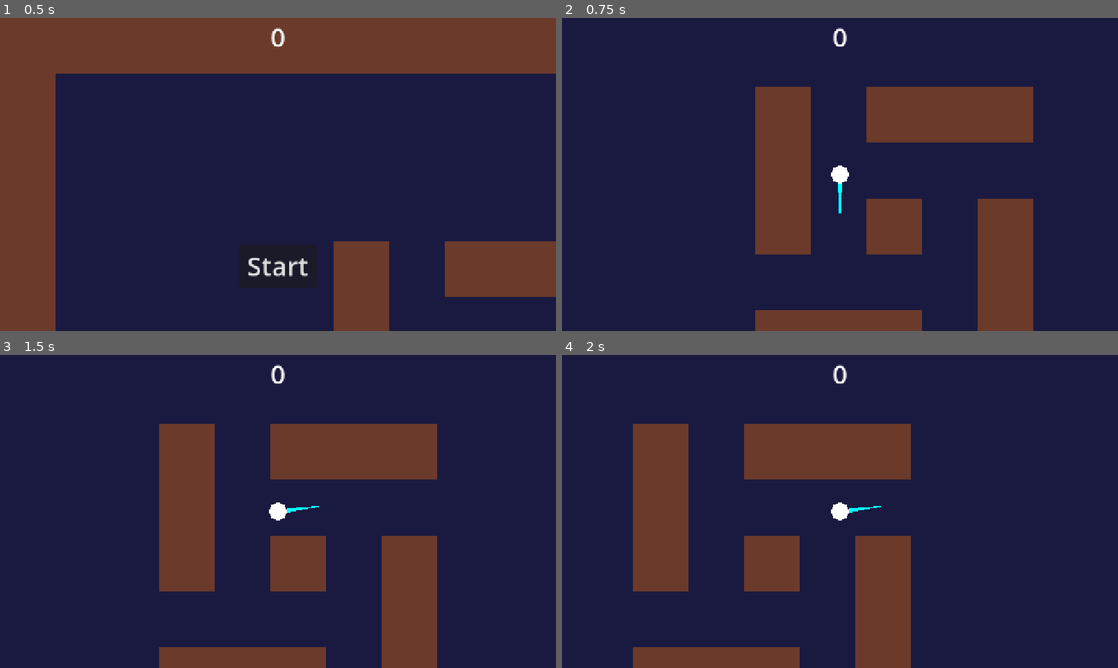
Above: before the commit, frames 1-4 (two rows, left to right).
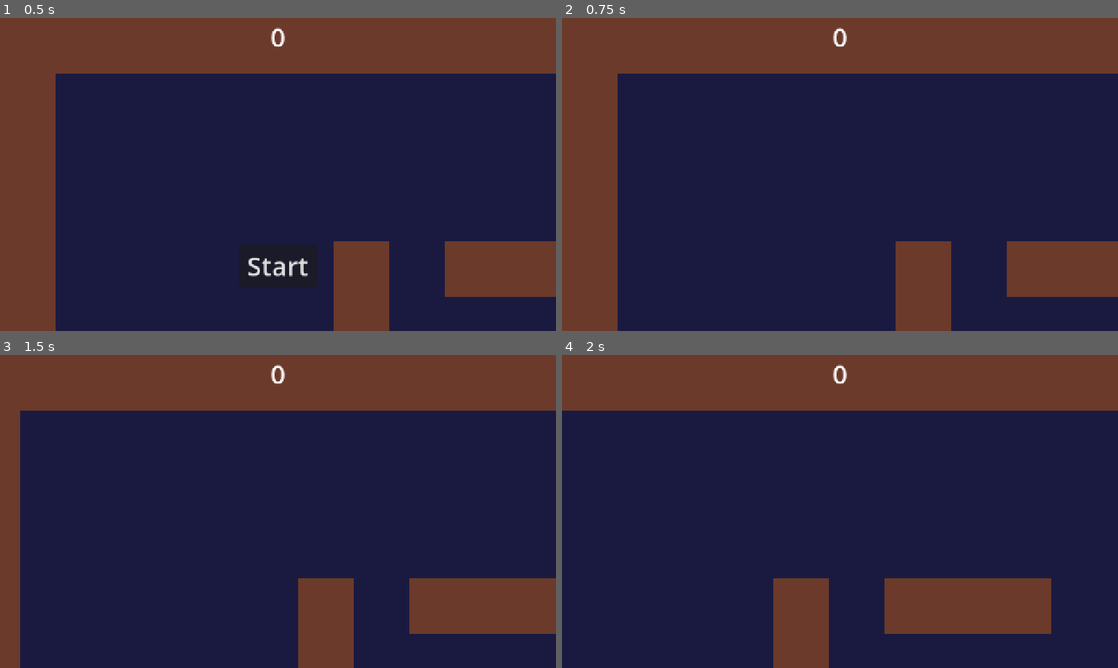
Above: after the commit, the same moments.

Repository: piotrrusak/coldcurve-vancouver
Game: Godot game, scene res://scenes/main.tscn
The game is run twice, just before and just after one commit, with the same random seed, the same clock (stepped at 60 frames per second) and the same inputs.
Inputs (mouse positions are in pixels of both pictures, inside the frame that each line leads up to):
- Up to frame 1 (0.5 s): no input
- Up to frame 2 (0.75 s): click "Start" at 0.5 s
- Up to frame 3 (1.5 s): tap Enter at 1.25 s; move the mouse to (400, 495) at 1.27 s; hold D (move_right) from 1.28 s (still down)
- Up to frame 4 (2 s): keep holding D (move_right)

Frame 1 is identical in both runs. In frame 2, 49% of the frame differs, in the area x 0-100%, y 0-100%; in frame 3, 44%; in frame 4, 42%.
Error after the commit: Attempt to call function 'hide' in base 'null instance' on a null instance. (res://scripts/Chud/hud.gd:16)

Commit message:
WIP: Hud mod

Diff:
--- a/project.godot
+++ b/project.godot
@@ -22,6 +22,10 @@
 window/size/window_width_override=480
 window/size/window_height_override=720
 window/stretch/mode="canvas_items"
+
+[editor_plugins]
+
+enabled=PackedStringArray("res://addons/godot_mcp/plugin.cfg")
 
 [input]
 
--- a/scripts/Chud/hud.gd
+++ b/scripts/Chud/hud.gd
@@ -4,6 +4,8 @@
 
 func show_game_over():
 	$StartButton.show()
+	$OptionsButton.show()
+	$ExitButton.show()
 	$GameOverLabel.show()
 
 func update_score(score):
@@ -11,5 +13,13 @@
 
 func _on_start_button_pressed():
 	$StartButton.hide()
+	$OptionsButton.hide()
+	$ExitButton.hide()
 	$GameOverLabel.hide()
 	start_game.emit()
+
+func _on_options_button_pressed():
+	pass
+
+func _on_exit_button_pressed():
+	get_tree().quit()
